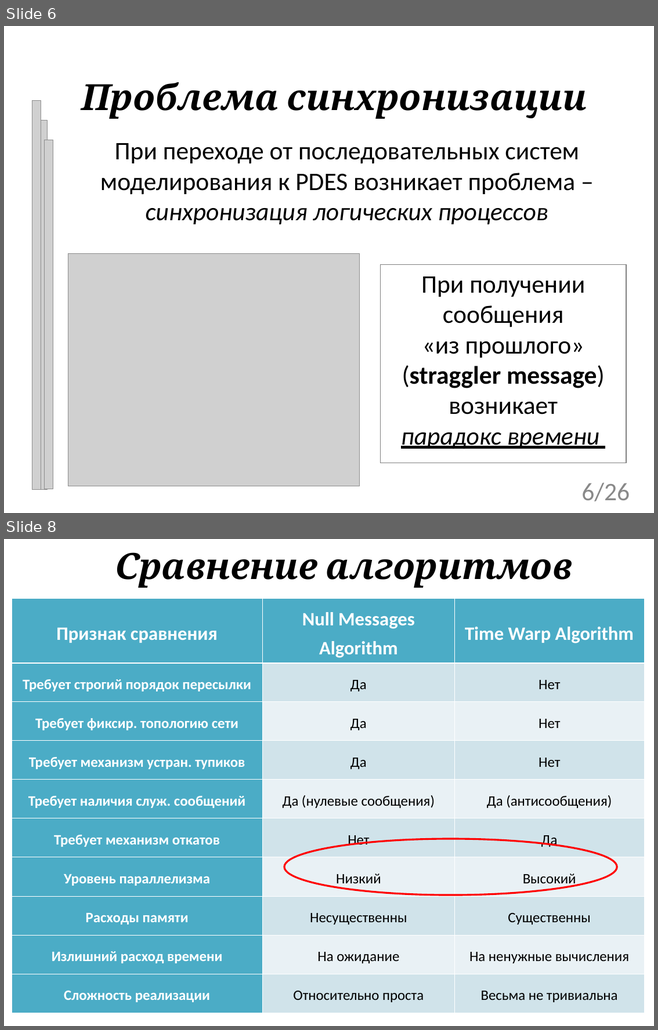
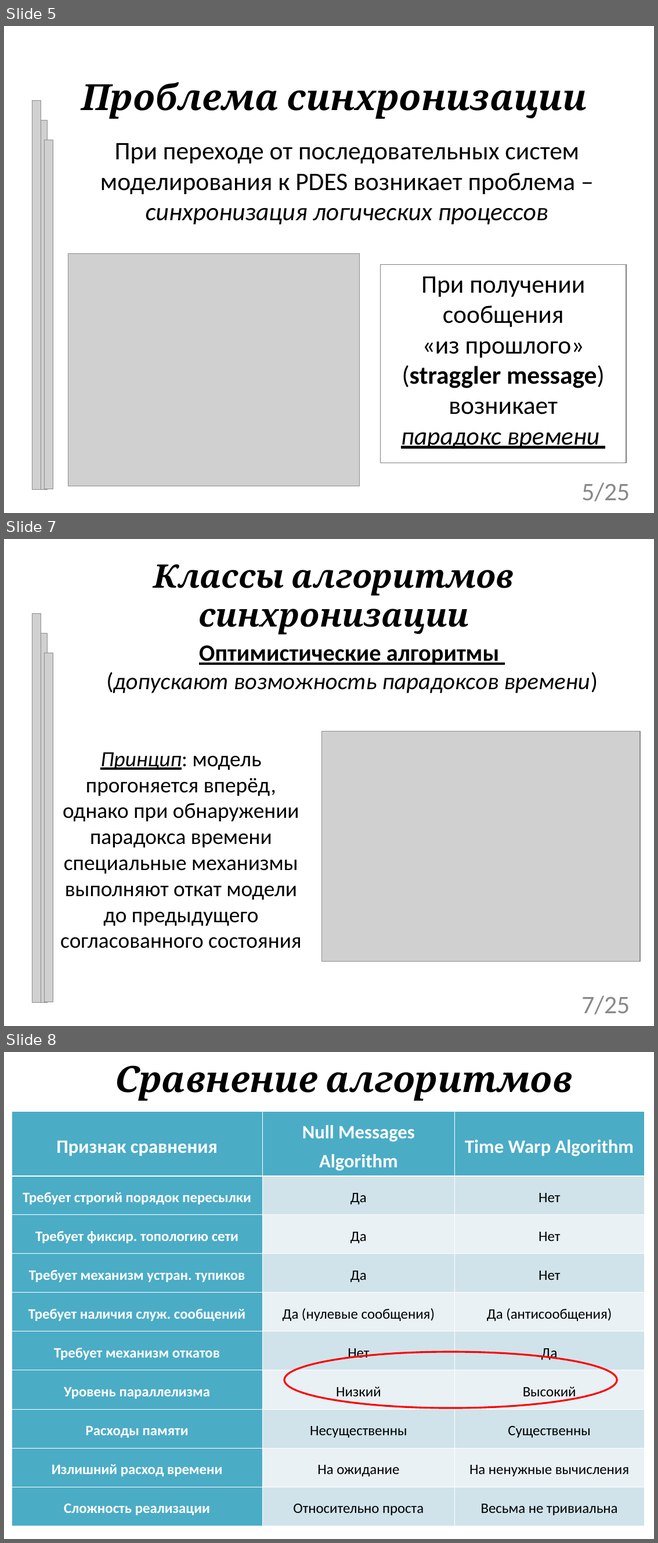
Before and after one commit to tom-trix/SynchAlgorithms, a slide deck: text/Mitrakov.ppt. Shown one above the other, each under a label of ours: slides 6 and 8 before the commit, slides 5, 7 and 8 after it; the slides between them are not shown. The pictures are 658x1030 and 658x1543 pixels, drawn with LibreOffice and Linux fonts; fonts in the diff are those of the drawing; grey boxes stand for pictures; background and template pictures are left out. Boxes give left, top, right and bottom in pixels: in the first picture for what was removed or moved away, otherwise in the second. Text is boxed around its words. In the diff, an @@ line names an element or a change of style, - is before the commit and + after.

```diff
--- a/text/Mitrakov.ppt
+++ b/text/Mitrakov.ppt
@@ slide 7 added at box(4, 539, 654, 1026), background picture (left out) @@
@@ title added at box(154, 564, 514, 635), 36 pt, text #000000, bold, italic @@
+Классы алгоритмов синхронизации
@@ picture added at box(32, 614, 41, 1002) @@
@@ picture added at box(38, 633, 47, 1002) @@
@@ picture added at box(44, 653, 53, 1001) @@
@@ text added at box(106, 645, 598, 693), 26 pt, text #000000, italic @@
+Оптимистические алгоритмы
+(допускают возможность парадоксов времени)
@@ picture added at box(322, 732, 640, 962) @@
@@ picture added at box(324, 732, 637, 962) @@
@@ subtitle added at box(60, 752, 301, 948), 24 pt, text #000000 @@
+Принцип: модель прогоняется вперёд, однако при обнаружении парадокса времени специальные механизмы выполняют откат модели до предыдущего согласованного состояния
@@ page number added at box(581, 996, 629, 1015), 28 pt, text #898989 @@
+7/25
@@ what was slide 6 is now slide 5 @@
@@ page number at box(581, 483, 629, 502): text changed @@
-6/26
+5/25
```
Also in this commit, not shown: 4 slides changed, 2 slides removed, 1 other file.
